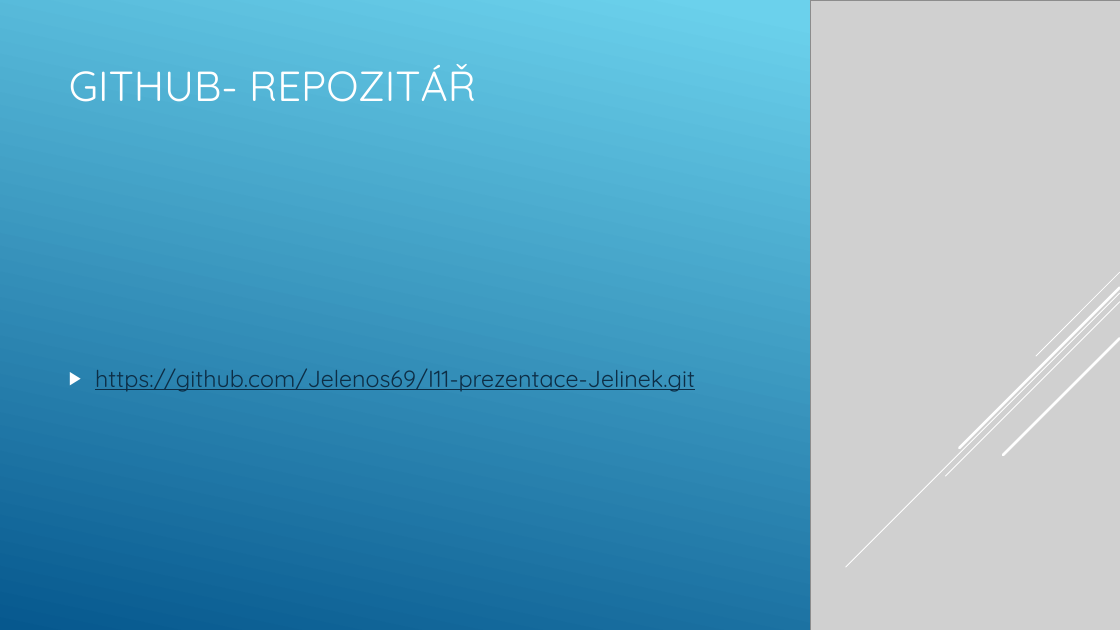
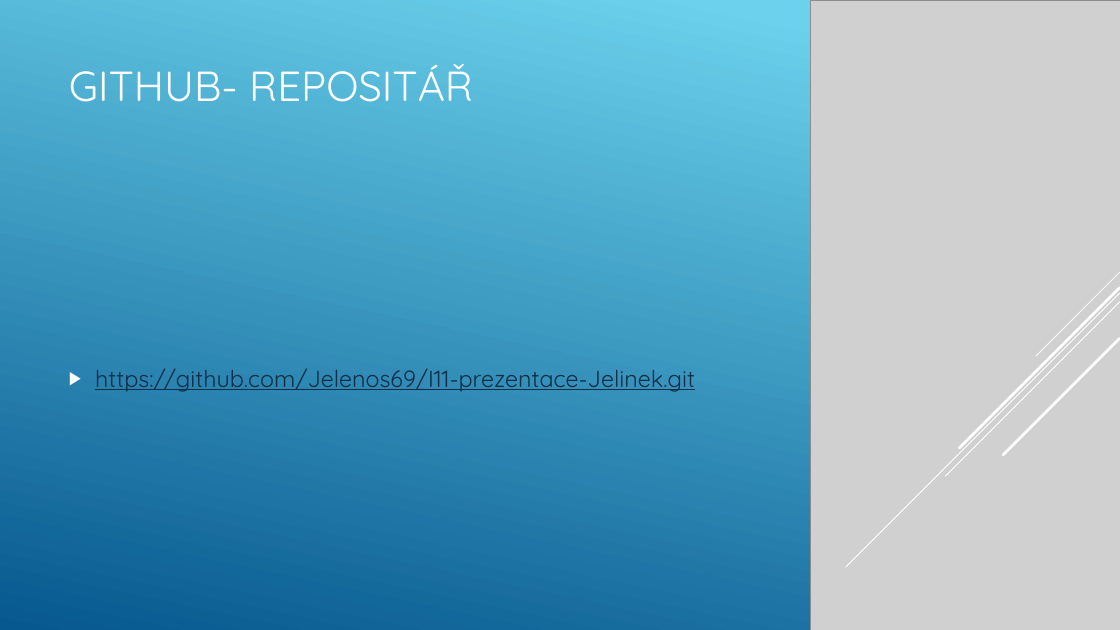
Before and after one commit to Jelenos69/I11-prezentace-Jel-nek, a slide deck: slide 19 of Jelinek.pptx (slide 21 before the commit). Drawn at 1120x630 pixels with LibreOffice and Linux fonts; fonts in the diff are those of the drawing; grey boxes stand for pictures. Boxes give left, top, right and bottom in pixels: in the first picture for what was removed or moved away, otherwise in the second. Text is boxed around its words. In the diff, an @@ line names an element or a change of style, - is before the commit and + after.

```diff
--- a/Jelinek.pptx
+++ b/Jelinek.pptx
@@ title at [69,64,473,102]: text changed @@
-GITHUB- REPOZITÁŘ
+GITHUB- REPOSITÁŘ
```
Also in this commit, not shown: 9 slides added, 11 slides removed.
